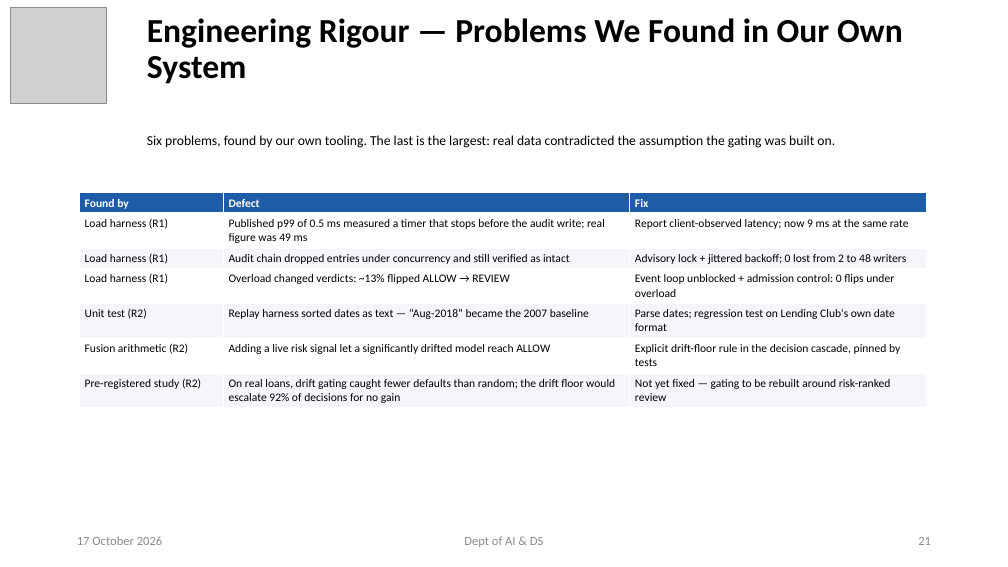
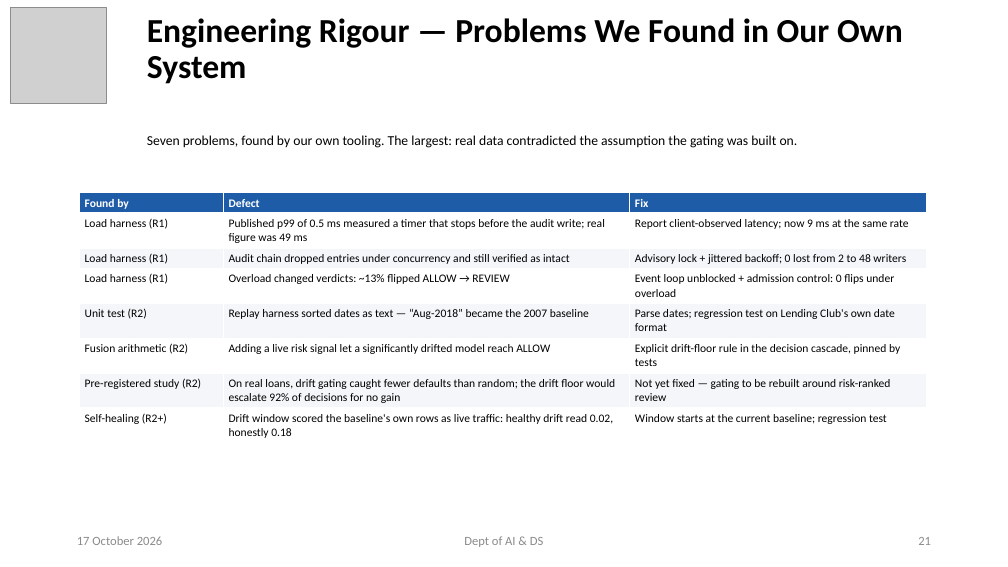
Before and after one commit to ayushpandey0201/custos, a slide deck: slide 21 of docs/presentations/Custos_Phase2_Review2.pptx. Drawn at 1008x567 pixels with LibreOffice and Linux fonts; fonts in the diff are those of the drawing; grey boxes stand for pictures. Boxes give left, top, right and bottom in pixels: in the first picture for what was removed or moved away, otherwise in the second. Text is boxed around its words. In the diff, an @@ line names an element or a change of style, - is before the commit and + after.

```diff
--- a/docs/presentations/Custos_Phase2_Review2.pptx
+++ b/docs/presentations/Custos_Phase2_Review2.pptx
@@ subtitle at [147,135,798,148]: text changed @@
-Six problems, found by our own tooling. The last is the largest: real data contradicted the assumption the gating was built on.
+Seven problems, found by our own tooling. The largest: real data contradicted the assumption the gating was built on.
@@ table at [79,193,926,442] @@
+row 8: Self-healing (R2+) | Drift window scored the baseline's own rows as live traffic: healthy drift read 0.02, honestly 0.18 | Window starts at the current baseline; regression test
```
Also in this commit, not shown: 6 other slides changed, 8 other files.
